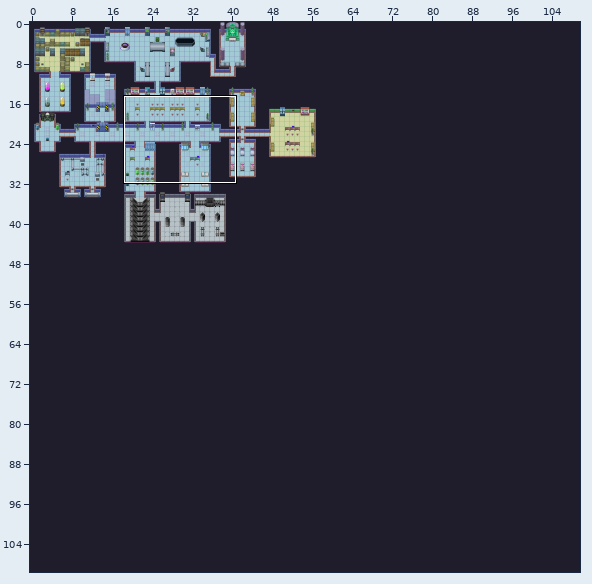
Tiled map -- gamedata/map/map.tmx. The first picture is a wide view before the edit; the outline marks the close-up.
Close-up. Earlier state:
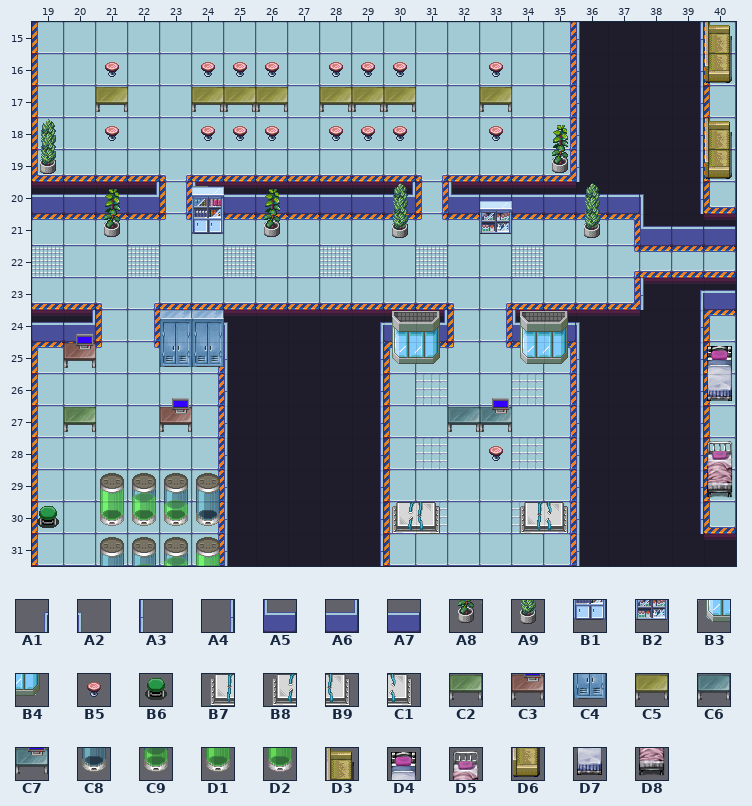
Cells are 32x32 px. Shown: x 19..40, y 15..31. The commit also changed other parts of the map, which this record leaves out.
Key: from "TILES": A1 56, A2 57, A3 76, A4 77, A5 96, A6 97, A7 116, A8 182, A9 183, B1 221, B2 222, B3 223, B4 224, B5 240, B6 241, B7 260, B8 261, B9 262, C1 263, C2 282, C3 284, C4 300, C5 302, C6 303, C7 304, C8 340, C9 341, D1 342, D2 343, D3 348, D4 350, D5 351, D6 368, D7 370, D8 371.
__ is an empty cell, ## one hidden under a higher layer.
Layers that did not change in this view are not listed.
Layer "objects (непроходимыеб возможн" before, first column x 19:
15 __ __ __ __ __ __ __ __ __ __ __ __ __ __ __ __ __ A3 __ __ A4 D3
16 __ __ B5 __ __ B5 B5 B5 __ B5 B5 B5 __ __ B5 __ __ A3 __ __ A4 D6
17 __ __ C5 __ __ C5 C5 C5 __ C5 C5 C5 __ __ C5 __ __ A3 __ __ A4 __
18 __ __ B5 __ __ B5 B5 B5 __ B5 B5 B5 __ __ B5 __ __ A3 __ __ A4 D3
19 A9 __ __ __ __ __ __ __ __ __ __ __ __ __ __ __ A8 A3 __ __ A4 D6
20 A7 A7 A7 A6 __ A5 A7 A7 A7 A7 A7 A6 __ A5 A7 A7 A7 A7 A7 A2 A4 __
21 __ __ A8 __ __ B1 __ A8 __ __ __ A9 __ __ B2 __ __ A9 __ A5 A7 A7
22 __ __ __ __ __ __ __ __ __ __ __ __ __ __ __ __ __ __ __ __ __ __
23 __ __ __ __ __ __ __ __ __ __ __ __ __ __ __ __ __ __ __ A3 A1 A7
24 A7 A6 __ __ ## ## A2 __ __ __ A1 A7 A6 __ __ A5 A7 A2 __ __ A4 __
25 __ C3 __ __ C4 C4 A3 __ __ __ A4 B3 B4 __ __ B3 B4 A3 __ __ A4 D4
26 __ __ __ __ __ __ A3 __ __ __ A4 __ __ __ __ __ __ A3 __ __ A4 D7
27 __ C2 __ __ C3 __ A3 __ __ __ A4 __ __ C6 C7 __ __ A3 __ __ A4 __
28 __ __ __ __ __ __ A3 __ __ __ A4 __ __ __ B5 __ __ A3 __ __ A4 D5
29 __ __ __ __ __ __ A3 __ __ __ A4 __ __ __ __ __ __ A3 __ __ A4 D8
30 B6 __ D2 D1 C9 C8 A3 __ __ __ A4 B8 B9 __ __ B7 C1 A3 __ __ A4 __
31 __ __ __ __ __ __ A3 __ __ __ A4 __ __ __ __ __ __ A3 __ __ __ __
After the commit:
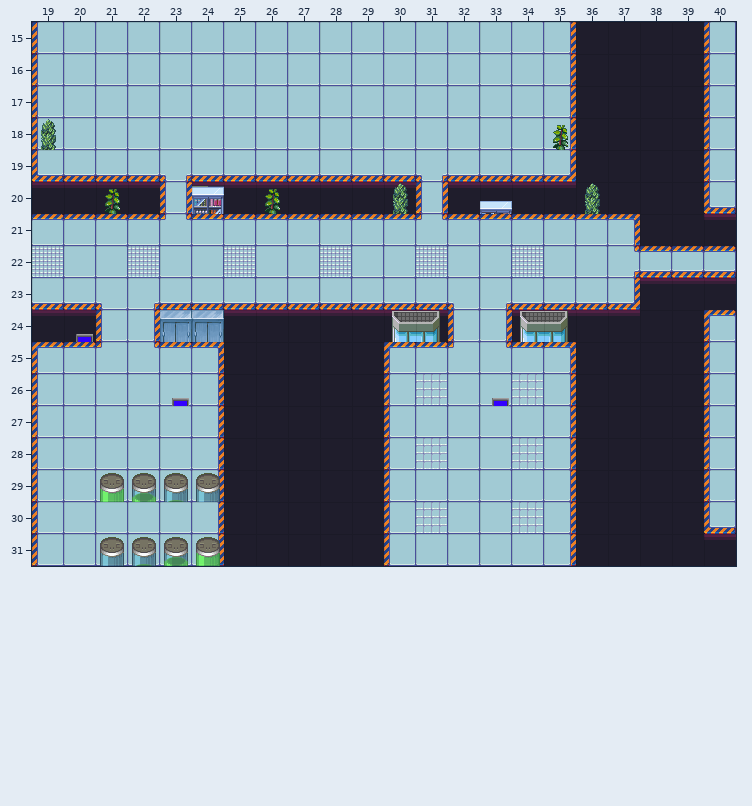
Difference:
Changed rows in their new state; .. is an unchanged cell.
Layer "objects (непроходимыеб возможн" (now hidden):
first column x 19:
15 .. .. .. .. .. .. .. .. .. .. .. .. .. .. .. .. .. __ .. .. __ __
16 .. .. __ .. .. __ __ __ .. __ __ __ .. .. __ .. .. __ .. .. __ __
17 .. .. __ .. .. __ __ __ .. __ __ __ .. .. __ .. .. __ .. .. __ ..
18 .. .. __ .. .. __ __ __ .. __ __ __ .. .. __ .. .. __ .. .. __ __
19 __ .. .. .. .. .. .. .. .. .. .. .. .. .. .. .. __ __ .. .. __ __
20 __ __ __ __ .. __ __ __ __ __ __ __ .. __ __ __ __ __ __ __ __ ..
21 .. .. __ .. .. __ .. __ .. .. .. __ .. .. __ .. .. __ .. __ __ __
23 .. .. .. .. .. .. .. .. .. .. .. .. .. .. .. .. .. .. .. __ __ __
24 __ __ .. .. .. .. __ .. .. .. __ __ __ .. .. __ __ __ .. .. __ ..
25 .. __ .. .. __ __ __ .. .. .. __ __ __ .. .. __ __ __ .. .. __ __
26 .. .. .. .. .. .. __ .. .. .. __ .. .. .. .. .. .. __ .. .. __ __
27 .. __ .. .. __ .. __ .. .. .. __ .. .. __ __ .. .. __ .. .. __ ..
28 .. .. .. .. .. .. __ .. .. .. __ .. .. .. __ .. .. __ .. .. __ __
29 .. .. .. .. .. .. __ .. .. .. __ .. .. .. .. .. .. __ .. .. __ __
30 __ .. __ __ __ __ __ .. .. .. __ __ __ .. .. __ __ __ .. .. __ ..
31 .. .. .. .. .. .. __ .. .. .. __ .. .. .. .. .. .. __ .. .. .. ..
